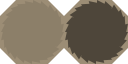
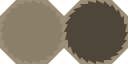
Before/after of a w=128, h=64 layered artwork. What changed in the layer stack:
renamed "Shape 2 copy" to "Shape 2 copy 2", painted on it over (x1=64, y1=0, x2=128, y2=60)
painted on "Shape 2" over (x1=0, y1=0, x2=64, y2=59)
